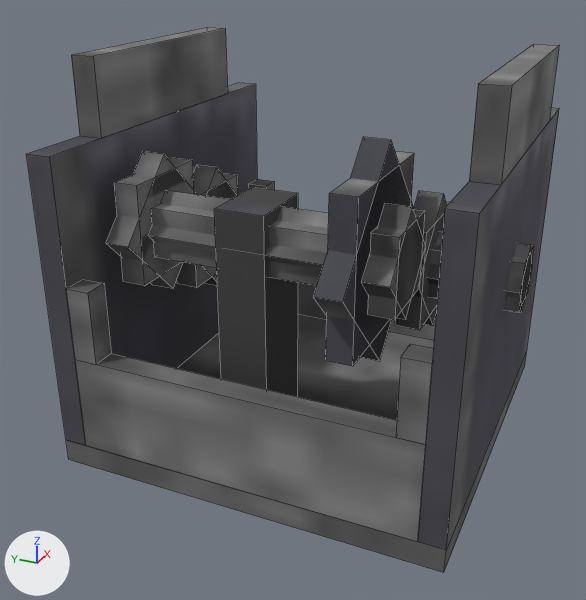
The OBJ model src/main/resources/assets/rotarycraft/models/legacy/gearbox_2.obj: old version first, new version second.
Rendered twice from a 50 mm camera at (-1.367, -1.258, 1.263) aimed at (0.416, -0.456, 0.371). Lighting does not change. The marker at lower left points along +X, +Y and +Z. The first picture is the older version. Mesh edges are drawn as thin lines. Where no turn or scale is listed for an object, it has been applied to the vertices.

Objects in the first picture: 'gearbox_2'.
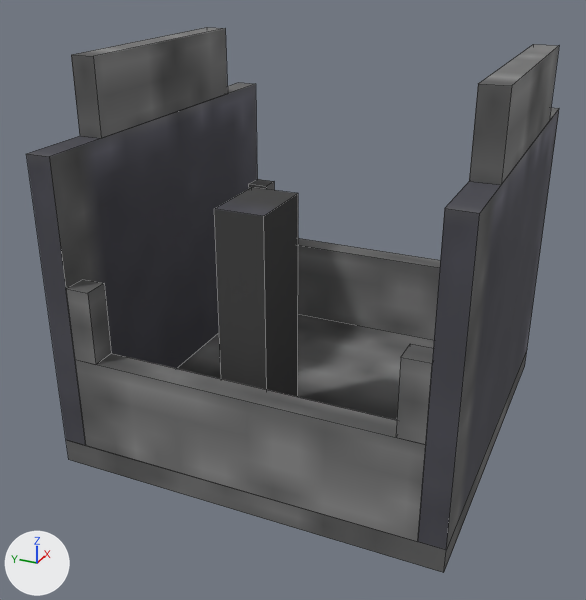
What changed in the scene script:
```text
Change me_gearbox_2:
    used by ob_gearbox_2; location = (0.0, 0.0, 0.0)
    remove me_gearbox_2.from_pydata(...)  # 208 vertices, 168 faces; spans x 0.0..1.0, y -1.031..0.033, z 0.0..1.0
    add me_gearbox_2.from_pydata(...)  # 80 vertices, 72 faces; spans x 0.0..1.0, y -1.0..0.0, z 0.0..1.0
    me_gearbox_2 part 1: 16 loose pieces with 128 vertices, spanning x 0.001..0.688, y -1.031..0.033, z 0.323..0.859, are deleted
```

Boxes (x1, y1, x2, y2) around the edits, measured in the pictures (586 x 600 px):
part 1 of me_gearbox_2, deleted
    before: (106, 137, 534, 366)
